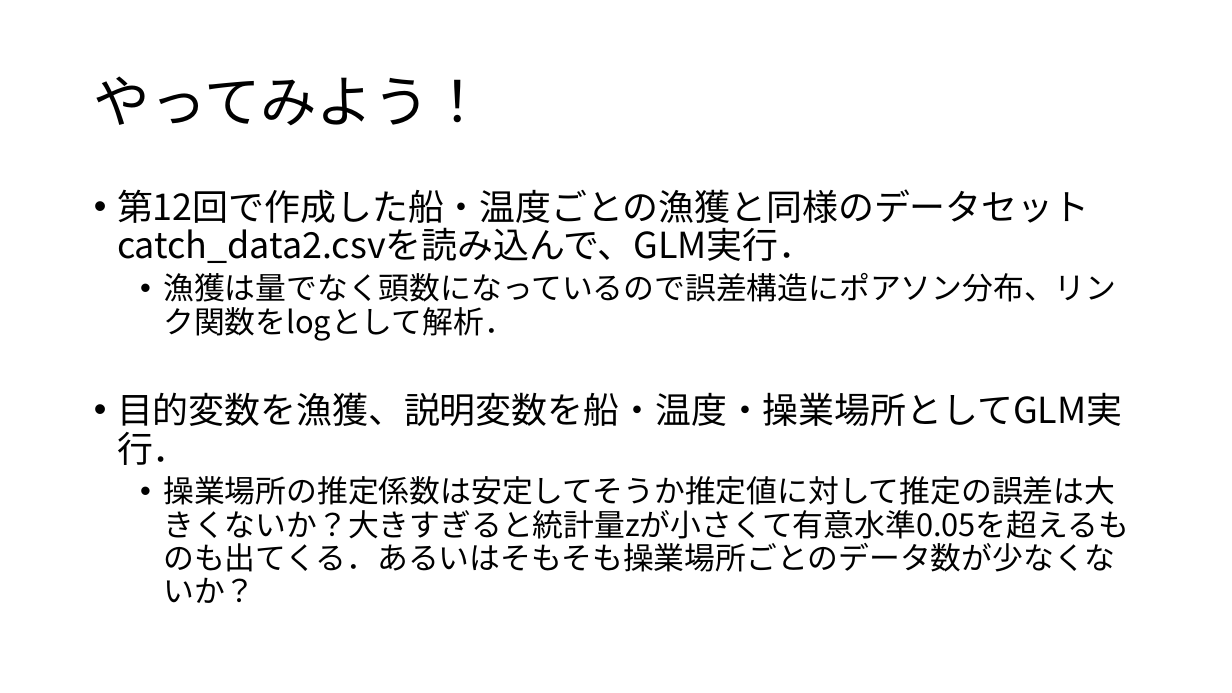
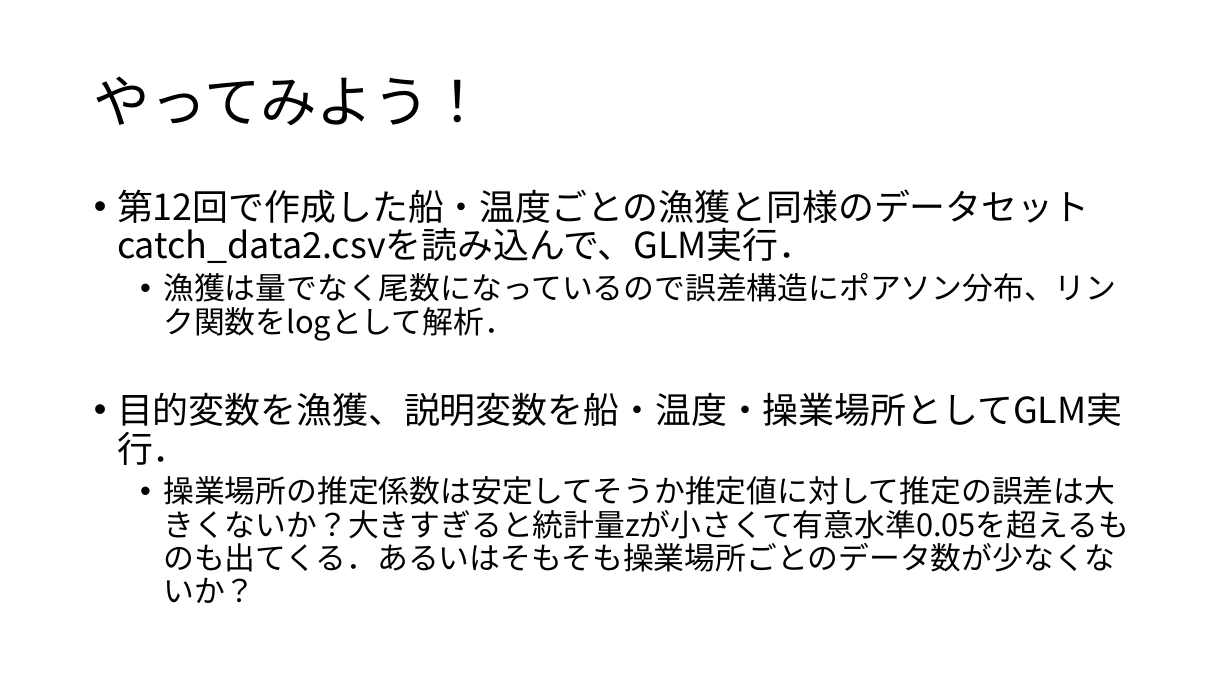
Before and after one commit to KoHMB/Shigen_kensyu_FRA, a slide deck: slide 10 of R/スライド/第27回.pptx. Drawn at 1232x693 pixels with LibreOffice and Linux fonts; fonts in the diff are those of the drawing. Boxes give left, top, right and bottom in pixels: in the first picture for what was removed or moved away, otherwise in the second. Text is boxed around its words. In the diff, an @@ line names an element or a change of style, - is before the commit and + after.

Commit message:
update 27th

```diff
--- a/R/スライド/第27回.pptx
+++ b/R/スライド/第27回.pptx
@@ text at <box>163,273,1116,341</box>: text changed @@
-  • 漁獲は量でなく頭数になっているので誤差構造にポアソン分布、リンク関数をlogとして解析．
+  • 漁獲は量でなく尾数になっているので誤差構造にポアソン分布、リンク関数をlogとして解析．
```
Also in this commit, not shown: 1 other slide changed.
